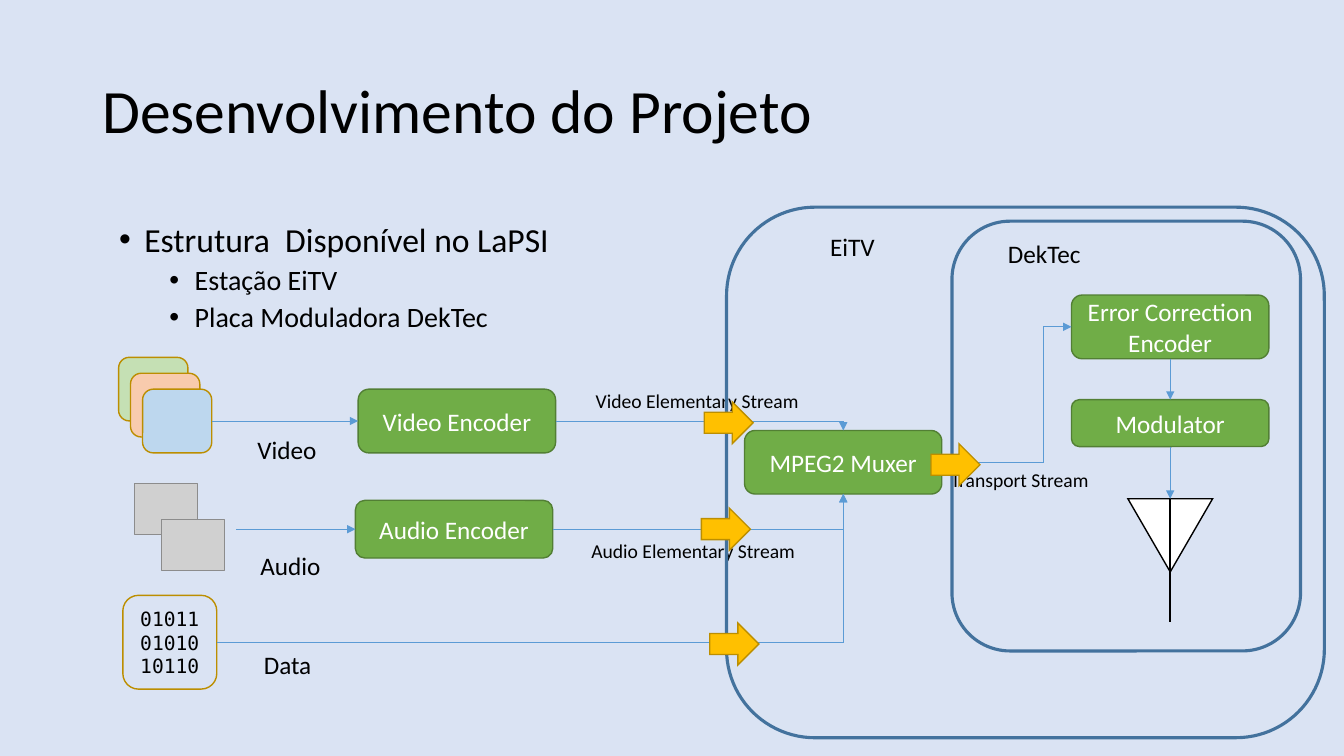
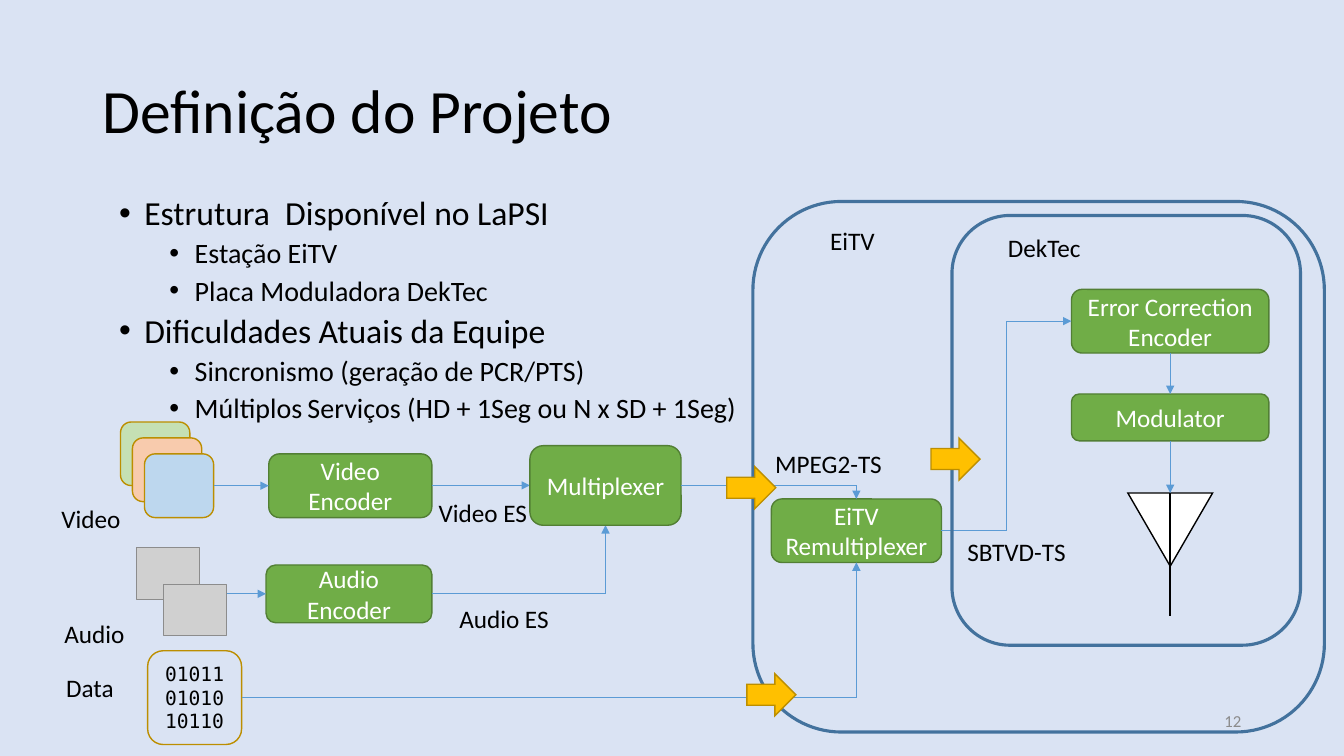
Before and after one commit to nasall2/TCC, a slide deck: slide 12 of relatorio/abntex2-modelos-1.9.2/figuras/apresentacao.pptx (slide 14 before the commit). Drawn at 1344x756 pixels with LibreOffice and Linux fonts; fonts in the diff are those of the drawing; grey boxes stand for pictures. Boxes give left, top, right and bottom in pixels: in the first picture for what was removed or moved away, otherwise in the second. Text is boxed around its words. In the diff, an @@ line names an element or a change of style, - is before the commit and + after.

```diff
--- a/relatorio/abntex2-modelos-1.9.2/figuras/apresentacao.pptx
+++ b/relatorio/abntex2-modelos-1.9.2/figuras/apresentacao.pptx
@@ text at (x1=102, y1=90, x2=612, y2=144): text changed @@
-Desenvolvimento do Projeto
+Definição do Projeto
@@ text "Estrutura Disponível no LaPSI" moved from (x1=144, y1=228, x2=548, y2=328) to (x1=144, y1=201, x2=736, y2=423) @@
@@ rounded rectangle resized from (x1=727, y1=208, x2=1325, y2=738) to (x1=753, y1=202, x2=1325, y2=732) @@
@@ text at (x1=144, y1=319, x2=736, y2=423): paragraphs added @@
+• Dificuldades Atuais da Equipe
+  • Sincronismo (geração de PCR/PTS)
+  • Múltiplos Serviços (HD + 1Seg ou N x SD + 1Seg)
@@ elbow arrow moved from (942, 463) - (1072, 327) to (942, 531) - (1072, 322) @@
@@ rounded rectangle added at (x1=530, y1=446, x2=682, y2=525), fill #70AD47, outline #538035 1 pt, 18 pt, text #FFFFFF @@
+Multiplexer
@@ 3 rounded rectangles, 2 texts, 2 elbow arrows, 1 right arrow, 1 triangle, 1 line moved together from (x1=830, y1=221, x2=1301, y2=650) to (x1=830, y1=216, x2=1301, y2=645) @@
@@ 3 rounded rectangles, 2 pictures moved together from (x1=119, y1=358, x2=225, y2=571) to (x1=121, y1=422, x2=226, y2=636) @@
@@ rounded rectangle "Video Encoder" resized from (x1=358, y1=389, x2=556, y2=453) to (x1=269, y1=454, x2=433, y2=517) @@
@@ right arrow moved from (x1=705, y1=402, x2=754, y2=445) to (x1=727, y1=467, x2=776, y2=509) @@
@@ text added at (x1=775, y1=456, x2=882, y2=473), 18 pt, text #000000 @@
+MPEG2-TS
@@ text "Video" moved from (x1=257, y1=441, x2=316, y2=459) to (x1=61, y1=510, x2=120, y2=528) @@
@@ arrow moved from (212, 421) - (358, 421) to (214, 486) - (269, 486) @@
@@ elbow arrow moved from (556, 421) - (844, 431) to (432, 486) - (530, 486) @@
@@ text at (x1=439, y1=504, x2=527, y2=522): text changed; size 14 to 18 pt @@
-Video Elementary Stream
+Video ES
@@ elbow arrow added from (682, 486) to (857, 499), #5B9BD5 0.5 pt @@
@@ right arrow removed at (x1=702, y1=508, x2=751, y2=551) @@
@@ rounded rectangle "EiTV" resized from (x1=745, y1=431, x2=943, y2=494) to (x1=771, y1=499, x2=942, y2=563) @@
@@ text in rounded rectangle at (x1=786, y1=507, x2=928, y2=559): text changed @@
-MPEG2 Muxer
+EiTV
+Remultiplexer
@@ elbow arrow moved from (553, 529) - (844, 494) to (432, 594) - (606, 525) @@
@@ elbow arrow moved from (217, 642) - (844, 494) to (242, 698) - (857, 563) @@
@@ rounded rectangle "Audio Encoder" resized from (x1=356, y1=500, x2=554, y2=558) to (x1=266, y1=566, x2=433, y2=623) @@
@@ text at (x1=967, y1=544, x2=1065, y2=561): text changed; size 14 to 18 pt @@
-Transport Stream
+SBTVD-TS
@@ arrow moved from (236, 529) - (356, 529) to (147, 594) - (266, 594) @@
@@ text "Audio" moved from (x1=260, y1=557, x2=320, y2=575) to (x1=64, y1=625, x2=124, y2=643) @@
@@ text at (x1=459, y1=610, x2=549, y2=628): text changed; size 14 to 18 pt @@
-Audio Elementary Stream
+Audio ES
@@ rounded rectangle "010110101010110" moved from (x1=123, y1=596, x2=217, y2=690) to (x1=148, y1=651, x2=242, y2=745) @@
@@ text "Data" moved from (x1=264, y1=657, x2=312, y2=674) to (x1=66, y1=680, x2=114, y2=697) @@
@@ right arrow moved from (x1=710, y1=623, x2=759, y2=665) to (x1=747, y1=674, x2=797, y2=716) @@
@@ page number added at (x1=1224, y1=716, x2=1241, y2=732), 12 pt, text #8C8C8C @@
+12
```
Also in this commit, not shown: 18 other slides changed, 4 slides added, 3 slides removed.
